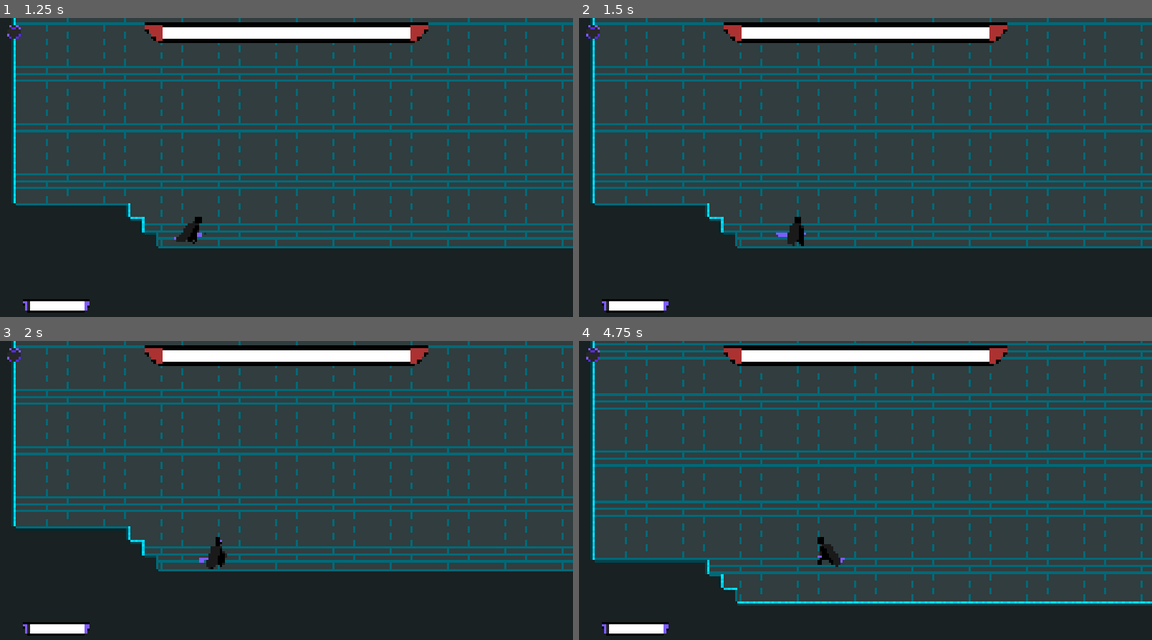
Above: before the commit, frames 1-4 (two rows, left to right).
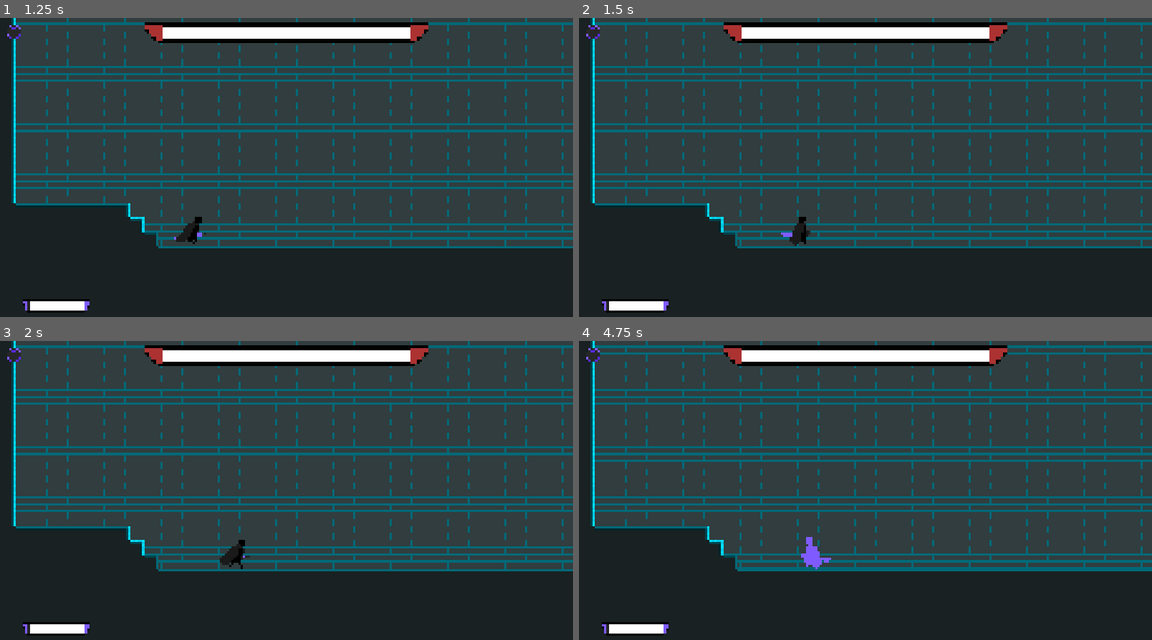
Above: after the commit, the same moments.

Repository: AnejMajnik/soulsvania
Game: Godot game, scene res://scenes/game.tscn
Same seed, same stepped clock (60 frames per second), same inputs: the game is played once before the commit and once after it. Sound files missing from this copy of the repository are replaced by a short silence.
Inputs (mouse positions are in pixels of both pictures, inside the frame that each line leads up to):
- Up to frame 1 (1.25 s): tap Enter at 0.5 s; move the mouse to (412, 161) at 0.52 s; hold D (move_right) from 0.53 s (still down); tap Shift (dash) at 0.6 s; tap Space (jump) at 0.77 s
- Up to frame 2 (1.5 s): keep holding D (move_right); move the mouse to (750, 194) at 1.27 s; click (750, 194) at 1.35 s
- Up to frame 3 (2 s): keep holding D (move_right); tap Space (jump) at 1.52 s; tap Shift (dash) at 1.55 s
- Up to frame 4 (4.75 s): move the mouse to (922, 430) at 2.02 s; release D (move_right) at 2.03 s; hold A (move_left) 2.03-2.78 s; right-click (922, 430) at 2.1 s; tap Shift (dash) at 2.3, 2.85, 3.6, 4.55 s; move the mouse to (836, 565) at 2.77 s; hold D (move_right) 2.78-4.28 s; tap Space (jump) at 3.02, 3.77, 4.52 s; move the mouse to (1037, 550) at 3.52 s; move the mouse to (693, 454) at 4.27 s; hold A (move_left) from 4.28 s (still down); click (693, 454) at 4.35 s

Frame 1 is identical in both runs. In frame 2, 0.2% of the frame differs, in the area x 34-41%, y 66-77%; in frame 3, 0.4%; in frame 4, 33%, in the area x 2-100%, y 0-89%.

Commit message:
Balancing after testing feedback.

Diff:
--- a/scenes/bosses/slime_boss.tscn
+++ b/scenes/bosses/slime_boss.tscn
@@ -933,7 +933,7 @@
 metadata/_custom_type_script = "uid://bt027fcrq1hh2"
 
 [node name="TelegraphTimer" type="Timer" parent="StateMachine/Attack/AttackStateMachine/DashAttack" unique_id=1138907610]
-wait_time = 0.75
+wait_time = 0.85
 one_shot = true
 
 [node name="BeamAttack" type="Node" parent="StateMachine/Attack/AttackStateMachine" unique_id=735258066]
@@ -966,7 +966,7 @@
 metadata/_custom_type_script = "uid://bt027fcrq1hh2"
 
 [node name="RainTimer" type="Timer" parent="StateMachine/Attack/AttackStateMachine/RainAttack" unique_id=1040734292]
-wait_time = 0.2
+wait_time = 0.22
 one_shot = true
 
 [node name="FlyTimer" type="Timer" parent="StateMachine/Attack/AttackStateMachine/RainAttack" unique_id=1544493788]
--- a/scenes/player.tscn
+++ b/scenes/player.tscn
@@ -601,7 +601,7 @@
 [sub_resource type="Animation" id="Animation_g5jhy"]
 resource_name = "combo_hit_1"
 length = 0.4
-step = 0.06666667
+step = 0.05882353
 tracks/0/type = "value"
 tracks/0/imported = false
 tracks/0/enabled = true
@@ -658,8 +658,8 @@
 
 [sub_resource type="Animation" id="Animation_i4ail"]
 resource_name = "combo_hit_1_recovery"
-length = 0.2
-step = 0.06666667
+length = 0.1764706
+step = 0.05882353
 tracks/0/type = "value"
 tracks/0/imported = false
 tracks/0/enabled = true
@@ -687,8 +687,8 @@
 
 [sub_resource type="Animation" id="Animation_a38lo"]
 resource_name = "combo_hit_2"
-length = 0.73333335
-step = 0.06666667
+length = 0.7058824
+step = 0.05882353
 tracks/0/type = "value"
 tracks/0/imported = false
 tracks/0/enabled = true
@@ -1055,6 +1055,7 @@
 script = ExtResource("1_g2els")
 ACCELERATION_SPEED = 40
 DECCELERATION_SPEED = 25
+JUMP_VELOCITY = -285.0
 dead_state = NodePath("StateMachine/Dead")
 
 [node name="AnimatedSprite2D" type="AnimatedSprite2D" parent="." unique_id=1538919531]
@@ -1171,21 +1172,21 @@
 player = NodePath("../..")
 metadata/_custom_type_script = "uid://bt027fcrq1hh2"
 
-[node name="ComboHit1" type="Node" parent="StateMachine" unique_id=198184852 node_paths=PackedStringArray("dash_state", "combo_recover", "combo_continue") groups=["player_attack"]]
+[node name="ComboHit1" type="Node" parent="StateMachine" unique_id=198184852 node_paths=PackedStringArray("dash_state", "combo_recover", "combo_continue")]
 script = ExtResource("18_4ni07")
 dash_state = NodePath("../Dash")
 combo_recover = NodePath("../ComboRecover")
 combo_continue = NodePath("../ComboHit2")
 metadata/_custom_type_script = "uid://bt027fcrq1hh2"
 
-[node name="ComboRecover" type="Node" parent="StateMachine" unique_id=1646542839 node_paths=PackedStringArray("idle_state", "dash_state", "combo_continue") groups=["player_attack"]]
+[node name="ComboRecover" type="Node" parent="StateMachine" unique_id=1646542839 node_paths=PackedStringArray("idle_state", "dash_state", "combo_continue")]
 script = ExtResource("19_ke2ow")
 idle_state = NodePath("../Idle")
 dash_state = NodePath("../Dash")
 combo_continue = NodePath("../ComboHit2")
 metadata/_custom_type_script = "uid://bt027fcrq1hh2"
 
-[node name="ComboHit2" type="Node" parent="StateMachine" unique_id=1489027849 node_paths=PackedStringArray("dash_state", "idle_state") groups=["player_attack"]]
+[node name="ComboHit2" type="Node" parent="StateMachine" unique_id=1489027849 node_paths=PackedStringArray("dash_state", "idle_state")]
 script = ExtResource("20_l71n6")
 dash_state = NodePath("../Dash")
 idle_state = NodePath("../Idle")
--- a/scripts/player/states/player_combo_hit_1.gd
+++ b/scripts/player/states/player_combo_hit_1.gd
@@ -12,7 +12,7 @@
 @onready var hit_1_area: Area2D = %Hit1Area
 
 # Constants
-const DAMAGE: int = 5
+const DAMAGE: int = 7
 
 var continue_combo: bool = false
 
@@ -21,7 +21,14 @@
 	if Input.is_action_just_pressed("attack_combo"):
 		continue_combo = true
 
-	# Jump
+	# Slow movement
+	var direction := Input.get_axis("move_left", "move_right")
+	if direction != 0:
+		player.velocity.x = direction * player.SPEED/5
+	else:
+		player.velocity.x = 0
+
+	# Dash
 	if Input.is_action_just_pressed("dash") and player.dash_available:
 		switch_state.emit(dash_state)
 
--- a/scripts/player/states/player_combo_hit_2.gd
+++ b/scripts/player/states/player_combo_hit_2.gd
@@ -8,16 +8,25 @@
 @onready var animation_player: AnimationPlayer = %AnimationPlayer
 @onready var hit_2_area: Area2D = %Hit2Area
 
-const DAMAGE: int = 10
+const DAMAGE: int = 12
 
 func enter_state() -> void:
-	player.velocity.x = 0
 	animation_player.play("combo_hit_2")
 
 func read_inputs() -> void:
-	# Jump
+	# Dash
 	if Input.is_action_just_pressed("dash") and player.dash_available:
 		switch_state.emit(dash_state)
+
+	# Slow movement
+	var direction := Input.get_axis("move_left", "move_right")
+	if direction != 0:
+		player.velocity.x = direction * player.SPEED/5
+	else:
+		player.velocity.x = 0
+
+func physics_update(_delta: float) -> void:
+	read_inputs()
 
 func deal_damage():
 	for body in hit_2_area.get_overlapping_bodies():
--- a/scripts/player/states/player_combo_recover.gd
+++ b/scripts/player/states/player_combo_recover.gd
@@ -12,7 +12,14 @@
 	if Input.is_action_just_pressed("attack_combo"):
 		switch_state.emit(combo_continue)
 
-	# Jump
+	# Slow movement
+	var direction := Input.get_axis("move_left", "move_right")
+	if direction != 0:
+		player.velocity.x = direction * player.SPEED/5
+	else:
+		player.velocity.x = 0
+
+	# Dash
 	if Input.is_action_just_pressed("dash") and player.dash_available:
 		switch_state.emit(dash_state)
 
Not shown, changed: export_presets.cfg
